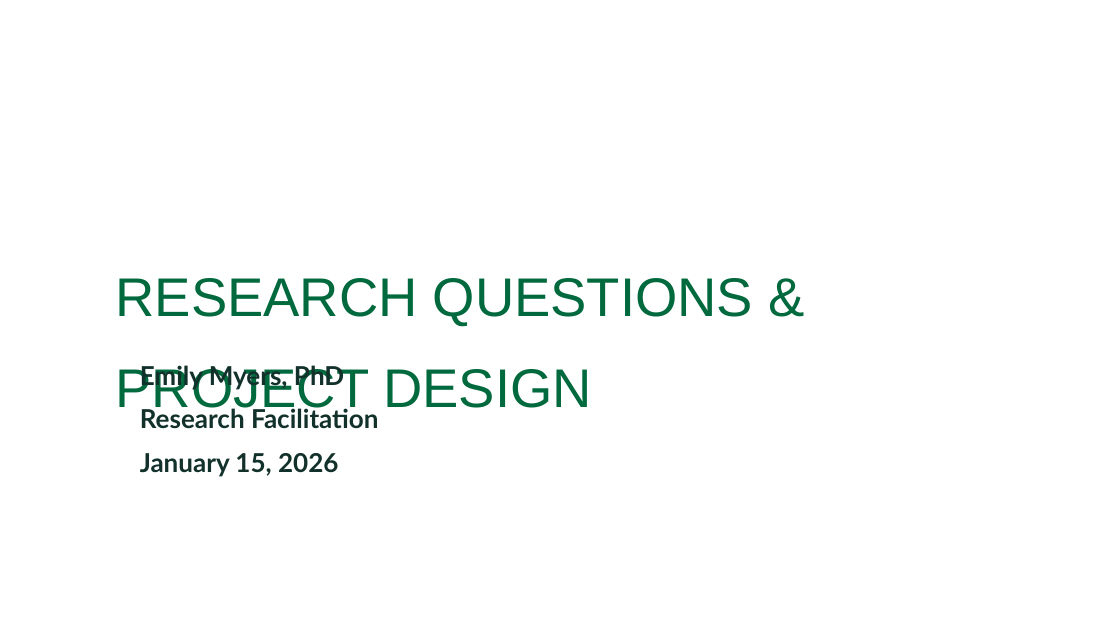
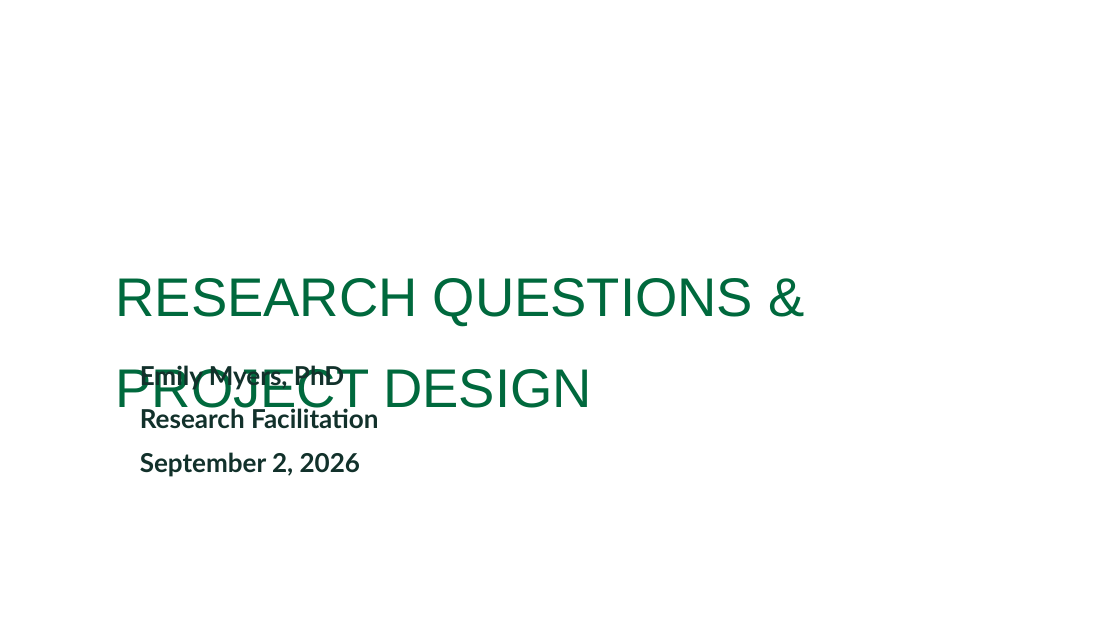
Before and after one commit to Dartmouth-Libraries/r_research-fundamentals_ws, a slide deck: slide 1 of slides/01a_Intro-and-Research-Questions.pptx. Drawn at 1120x630 pixels with LibreOffice and Linux fonts; fonts in the diff are those of the drawing; background and template pictures are left out. Boxes give left, top, right and bottom in pixels: in the first picture for what was removed or moved away, otherwise in the second. Text is boxed around its words. In the diff, an @@ line names an element or a change of style, - is before the commit and + after.

Commit message:
change date on powerpoint

```diff
--- a/slides/01a_Intro-and-Research-Questions.pptx
+++ b/slides/01a_Intro-and-Research-Questions.pptx
@@ text at (140,452,360,477): text changed @@
-January 15, 2026
+September 2, 2026
```
Also in this commit, not shown: 1 other file.
